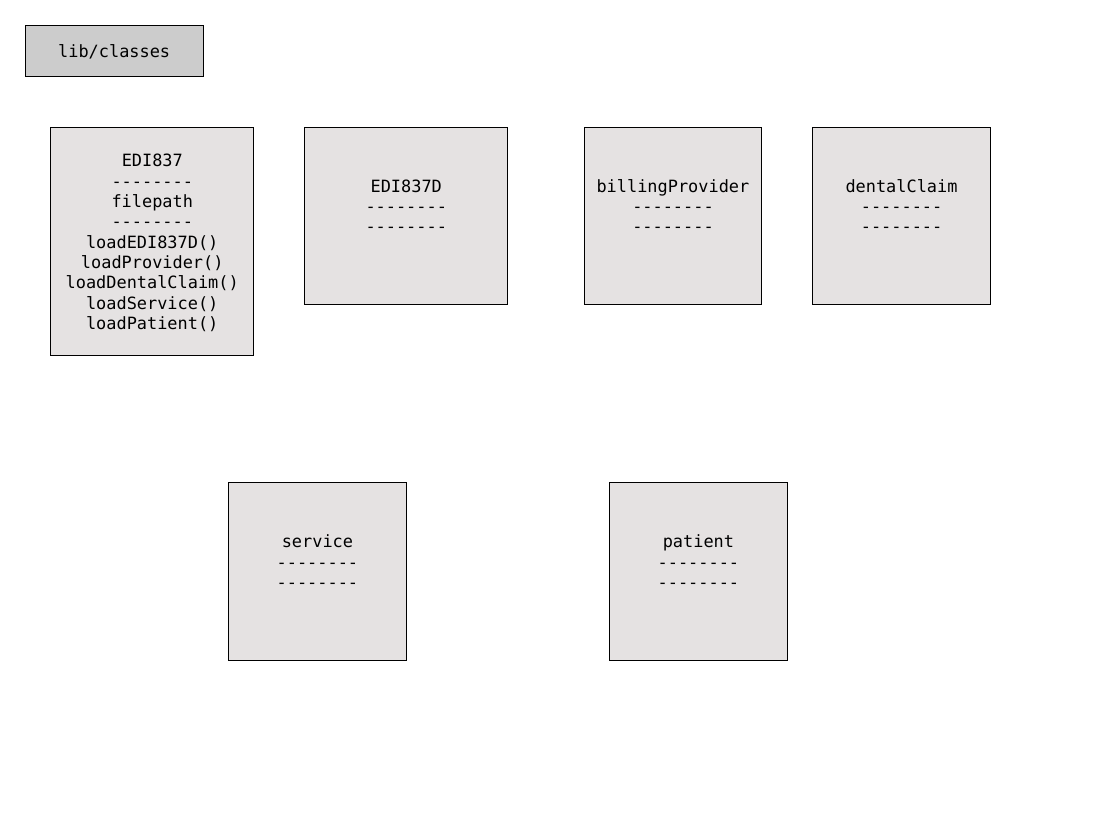
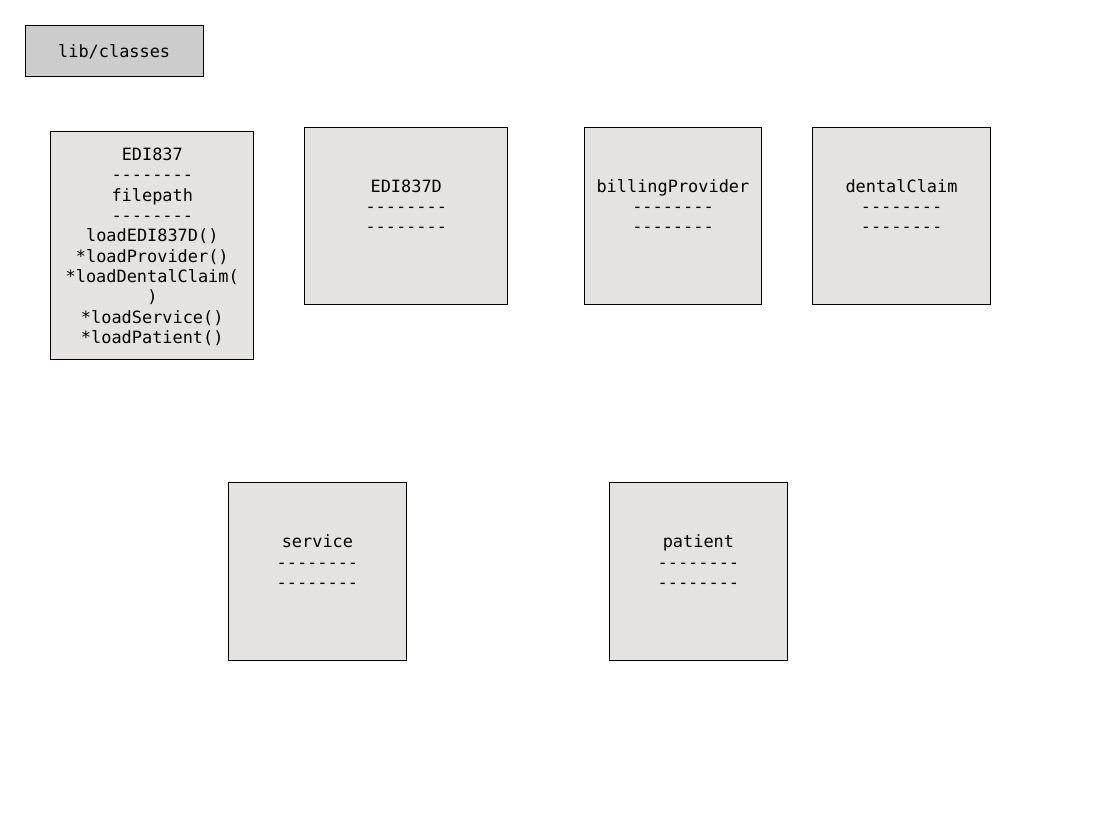
Before and after one commit to JamesLeB/Stout, a slide deck: slide 5 of Documents/junior.odp. Drawn at 1120x840 pixels with LibreOffice and Linux fonts; fonts in the diff are those of the drawing. Boxes give left, top, right and bottom in pixels: in the first picture for what was removed or moved away, otherwise in the second. Text is boxed around its words. In the diff, an @@ line names an element or a change of style, - is before the commit and + after.

Commit message:
update documnet

```diff
--- a/Documents/junior.odp
+++ b/Documents/junior.odp
@@ rectangle "EDI837": place and size @@
-rectangle "EDI837" at (51, 127, 254, 356)
+rectangle "EDI837" at (51, 131, 254, 360)
@@ text in rectangle at (66, 249, 239, 346): text changed @@
-loadProvider()
-loadDentalClaim()
-loadService()
-loadPatient()
+*loadProvider()
+*loadDentalClaim()
+*loadService()
+*loadPatient()
```
